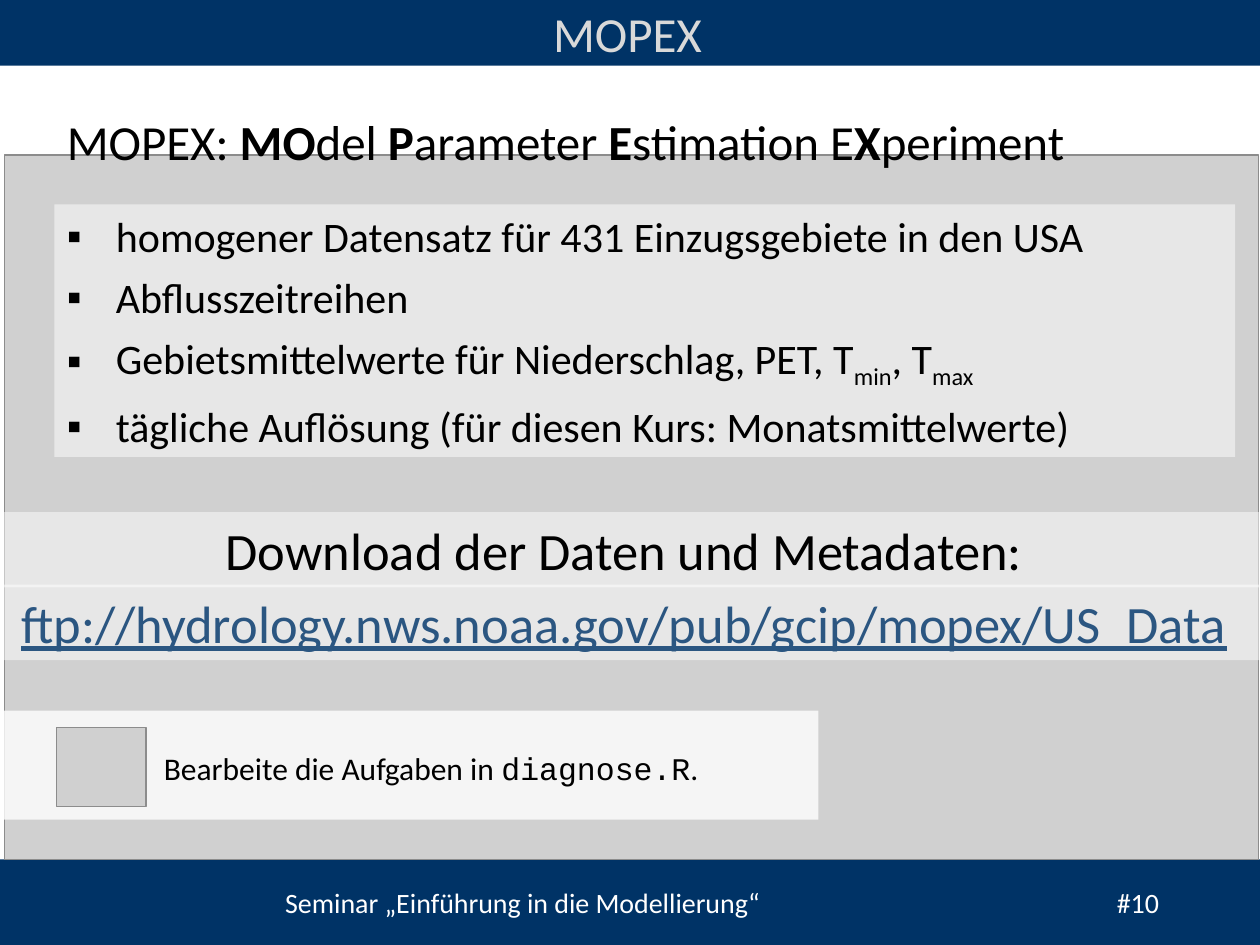
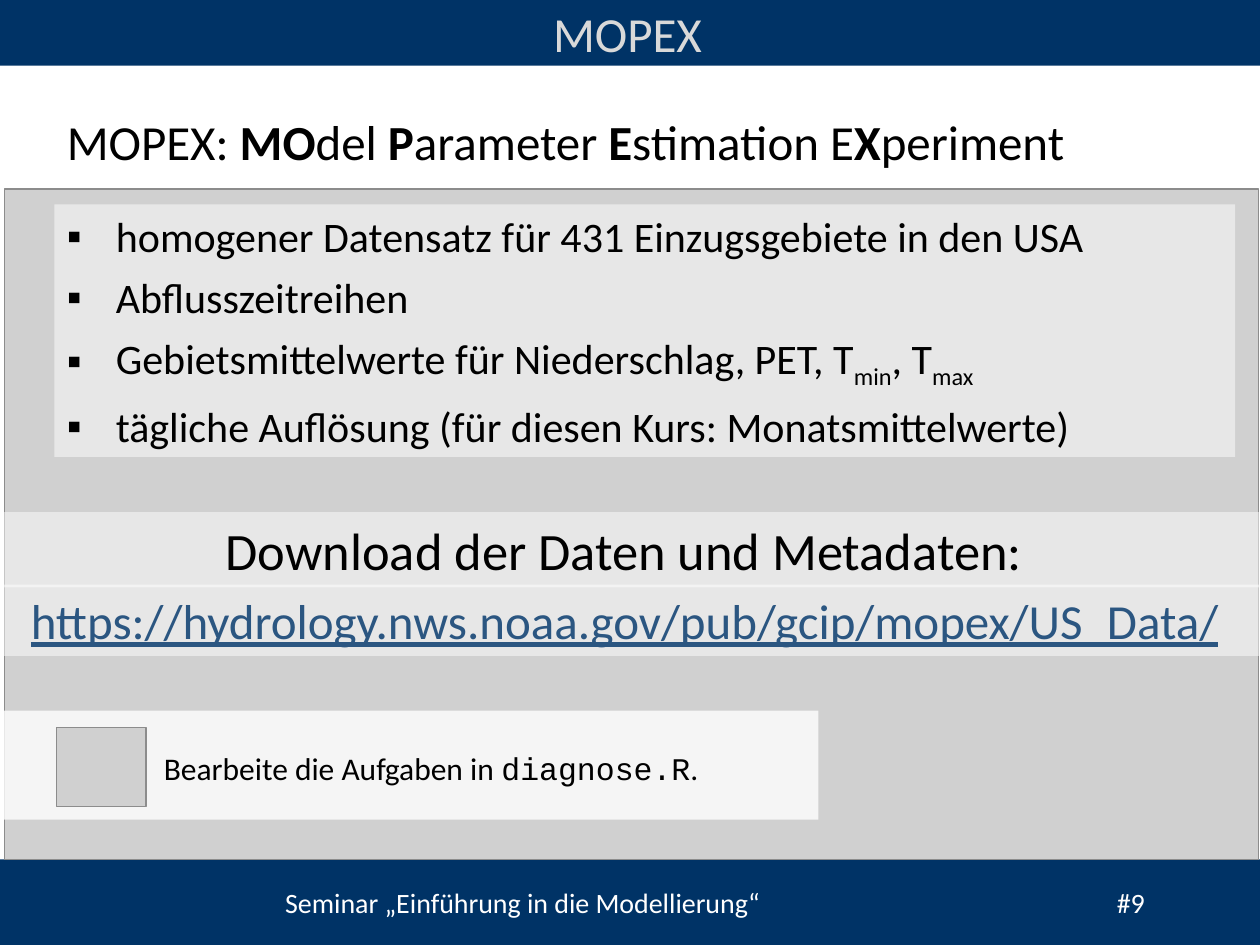
Before and after one commit to heistermann/Einf_Modellierung, a slide deck: slide 9 of Termin_6/folien/UebungModellierung#6.odp (slide 10 before the commit). Drawn at 1260x945 pixels with LibreOffice and Linux fonts; fonts in the diff are those of the drawing; grey boxes stand for pictures; background and template pictures are left out. Boxes give left, top, right and bottom in pixels: in the first picture for what was removed or moved away, otherwise in the second. Text is boxed around its words. In the diff, an @@ line names an element or a change of style, - is before the commit and + after.

```diff
--- a/Termin_6/folien/UebungModellierung#6.odp
+++ b/Termin_6/folien/UebungModellierung#6.odp
@@ picture: place and size @@
-picture at box(5, 155, 1259, 859)
+picture at box(5, 189, 1259, 859)
@@ rectangle "https://hydrology.nws.noaa.gov/pub/gcip/mopex/US_Data/": place and size @@
-rectangle "https://hydrology.nws.noaa.gov/pub/gcip/mopex/US_Data/" at box(0, 585, 1260, 660)
+rectangle "https://hydrology.nws.noaa.gov/pub/gcip/mopex/US_Data/" at box(0, 585, 1260, 656)
@@ text in rectangle at box(31, 605, 1219, 648): text changed; size 30 to 28 pt @@
-ftp://hydrology.nws.noaa.gov/pub/gcip/mopex/US_Data
+https://hydrology.nws.noaa.gov/pub/gcip/mopex/US_Data/
@@ text at box(285, 893, 1145, 918): text changed @@
-Seminar „Einführung in die Modellierung“ #10
+Seminar „Einführung in die Modellierung“ #9
```
Also in this commit, not shown: 5 other slides changed, 2 slides removed, 21 other files.
